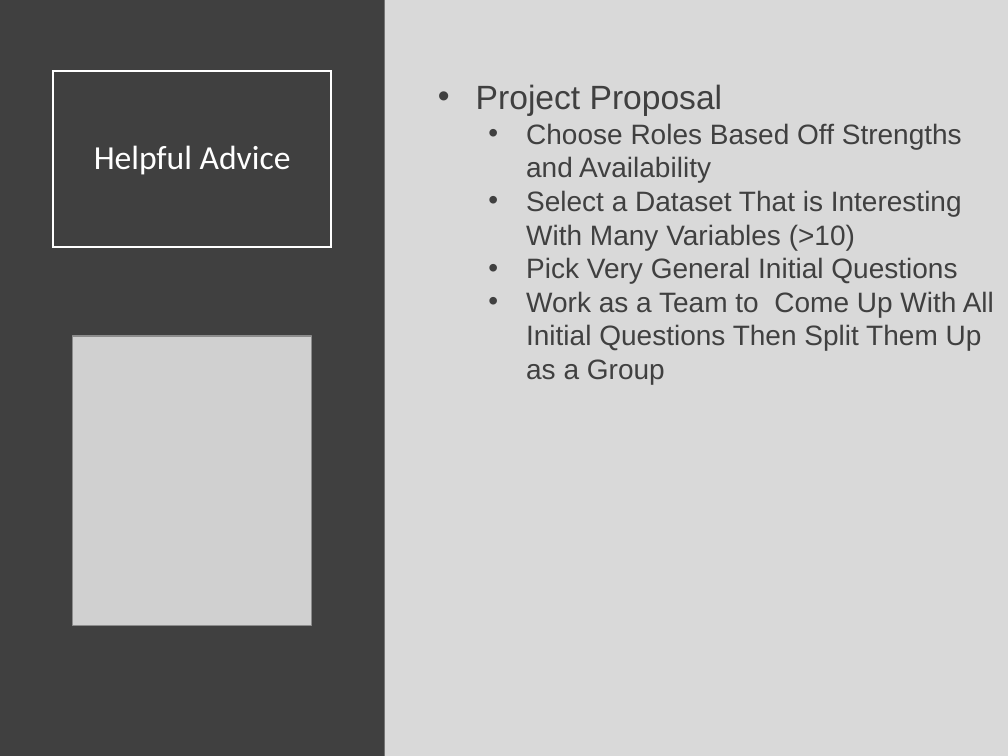
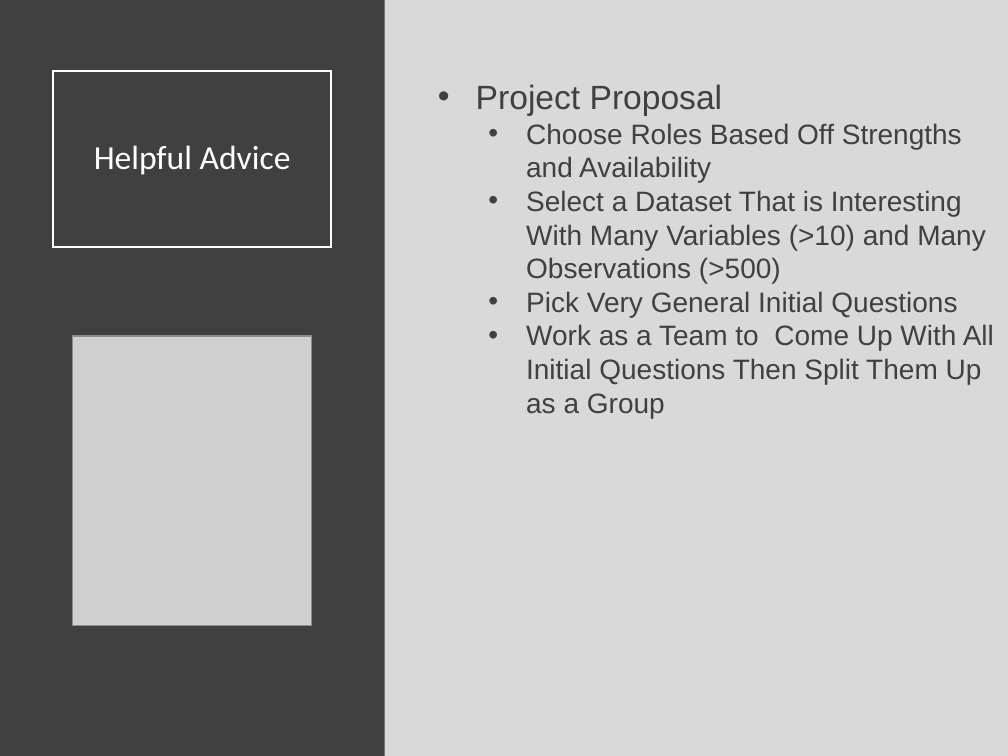
Before and after one commit to SuperMarioGiacomazzo/STOR320_WEBSITE, a slide deck: slide 15 of Lecture/Final Project 1/Final_Project_1_Lecture.pptx. Drawn at 1008x756 pixels with LibreOffice and Linux fonts; fonts in the diff are those of the drawing; grey boxes stand for pictures. Boxes give left, top, right and bottom in pixels: in the first picture for what was removed or moved away, otherwise in the second. Text is boxed around its words. In the diff, an @@ line names an element or a change of style, - is before the commit and + after.

```diff
--- a/Lecture/Final Project 1/Final_Project_1_Lecture.pptx
+++ b/Lecture/Final Project 1/Final_Project_1_Lecture.pptx
@@ text at (x1=526, y1=190, x2=986, y2=283): text changed @@
-  • Select a Dataset That is Interesting With Many Variables (>10)
+  • Select a Dataset That is Interesting With Many Variables (>10) and Many Observations (>500)
```
Also in this commit, not shown: 3 other slides changed, 8 other files.
